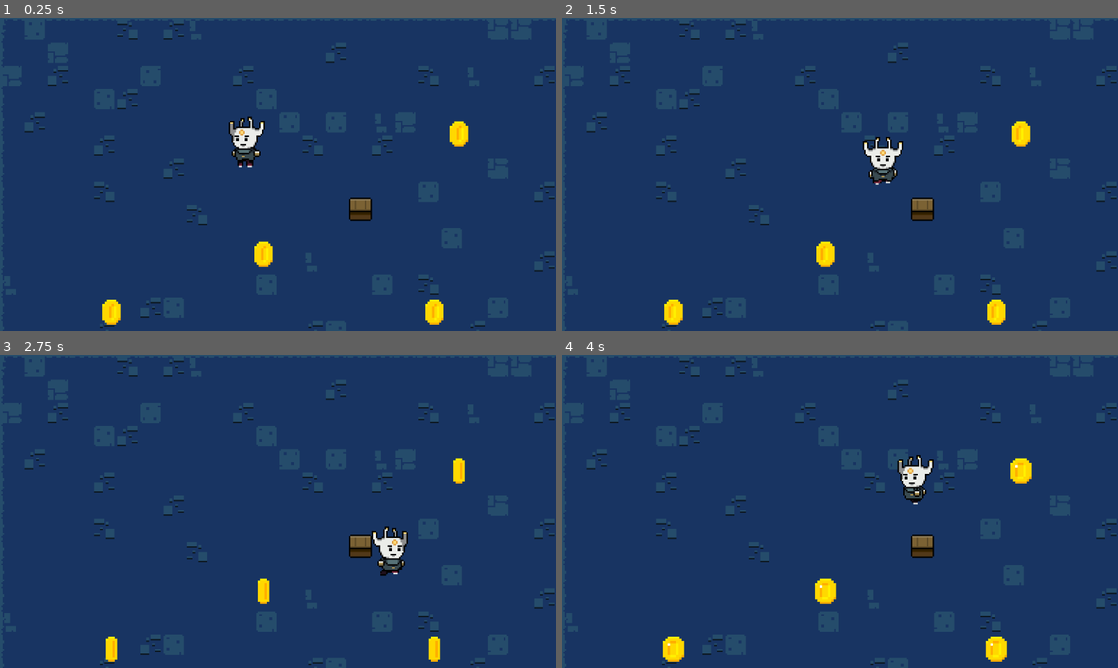
Above: before the commit, frames 1-4 (two rows, left to right).
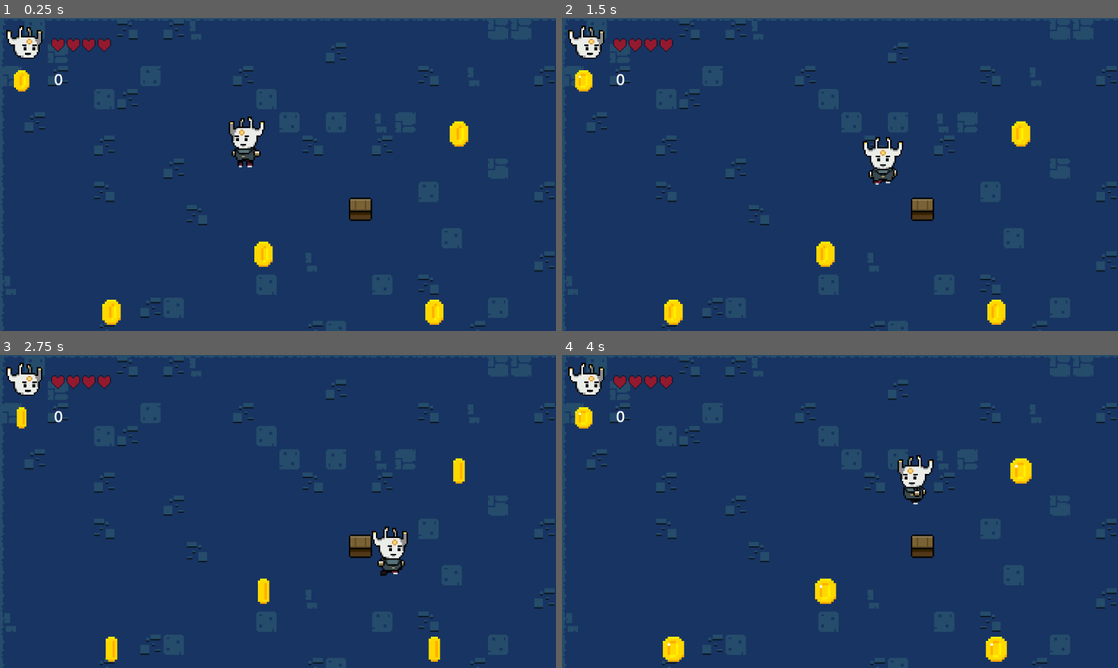
Above: after the commit, the same moments.

Repository: Larbiii-15/godot-4-RBG-2D-Game
Game: Godot game, scene res://Scenes/Levels/main_level.tscn
The game is run twice, just before and just after one commit, with the same random seed, the same clock (stepped at 60 frames per second) and the same inputs.
Inputs:
- Up to frame 1 (0.25 s): no input
- Up to frame 2 (1.5 s): hold Right (ui_right) 0.53-1.28 s; hold Down (ui_down) from 1.28 s (still down)
- Up to frame 3 (2.75 s): release Down (ui_down) at 2.03 s; hold Right (ui_right) from 2.03 s (still down)
- Up to frame 4 (4 s): release Right (ui_right) at 2.78 s; hold Up (ui_up) 2.78-3.53 s; hold Left (ui_left) from 3.53 s (still down)

The runs differ from the first frame. In frame 1, 1.0% of the frame differs, in the area x 1-20%, y 2-24%; in frame 2, 1.0%; in frame 3, 0.9%; in frame 4, 1.0%.

Commit message:
2eme commit_systeme de vie

Diff:
--- a/Scenes/Levels/main_level.tscn
+++ b/Scenes/Levels/main_level.tscn
@@ -1,10 +1,14 @@
-[gd_scene load_steps=8 format=3 uid="uid://bl8y0umxbcqxu"]
+[gd_scene load_steps=15 format=3 uid="uid://bl8y0umxbcqxu"]
 
 [ext_resource type="PackedScene" uid="uid://34jgk8dd3mwt" path="res://Scenes/Player/player.tscn" id="1_7bw6a"]
 [ext_resource type="PackedScene" uid="uid://7a8rof62m2vb" path="res://Scenes/Detectable/crate.tscn" id="3_5or4k"]
 [ext_resource type="Texture2D" uid="uid://cx78trpq1f44i" path="res://Sprites/Background/spritesheet.png" id="4_2ecnh"]
 [ext_resource type="PackedScene" uid="uid://bypm23r8icge7" path="res://Scenes/Detectable/piece.tscn" id="5_7uprh"]
 [ext_resource type="Script" path="res://Scripts/GUI/camera_pan.gd" id="5_qrhiq"]
+[ext_resource type="Script" path="res://Scripts/GUI/GUI.gd" id="6_o6hru"]
+[ext_resource type="Texture2D" uid="uid://covaatd41d2wh" path="res://Sprites/Interactables/coin.png" id="7_6a72y"]
+[ext_resource type="Texture2D" uid="uid://ds8x46avndky0" path="res://Sprites/UI/player_head.png" id="8_luu3r"]
+[ext_resource type="Texture2D" uid="uid://c6a0cp368pprm" path="res://Sprites/UI/HeartSpriteSheet.png" id="9_as14i"]
 
 [sub_resource type="TileSetAtlasSource" id="TileSetAtlasSource_k3phj"]
 texture = ExtResource("4_2ecnh")
@@ -198,6 +202,44 @@
 terrain_set_0/terrain_0/color = Color(0.654902, 0.0980392, 0.486275, 1)
 sources/0 = SubResource("TileSetAtlasSource_k3phj")
 
+[sub_resource type="Animation" id="Animation_k0lrf"]
+length = 0.001
+tracks/0/type = "value"
+tracks/0/imported = false
+tracks/0/enabled = true
+tracks/0/path = NodePath(".:frame")
+tracks/0/interp = 1
+tracks/0/loop_wrap = true
+tracks/0/keys = {
+"times": PackedFloat32Array(0),
+"transitions": PackedFloat32Array(1),
+"update": 1,
+"values": [1]
+}
+
+[sub_resource type="Animation" id="Animation_mu7w4"]
+resource_name = "active"
+length = 0.8
+loop_mode = 1
+tracks/0/type = "value"
+tracks/0/imported = false
+tracks/0/enabled = true
+tracks/0/path = NodePath(".:frame")
+tracks/0/interp = 1
+tracks/0/loop_wrap = true
+tracks/0/keys = {
+"times": PackedFloat32Array(0, 0.1, 0.2, 0.3, 0.4, 0.5, 0.6, 0.7),
+"transitions": PackedFloat32Array(1, 1, 1, 1, 1, 1, 1, 1),
+"update": 1,
+"values": [0, 1, 2, 3, 4, 5, 6, 7]
+}
+
+[sub_resource type="AnimationLibrary" id="AnimationLibrary_25fy8"]
+_data = {
+"RESET": SubResource("Animation_k0lrf"),
+"active": SubResource("Animation_mu7w4")
+}
+
 [node name="main_level" type="Node2D"]
 y_sort_enabled = true
 
@@ -246,3 +288,38 @@
 
 [node name="piece4" parent="." instance=ExtResource("5_7uprh")]
 position = Vector2(317, 80)
+
+[node name="GUI" type="CanvasLayer" parent="."]
+script = ExtResource("6_o6hru")
+
+[node name="nombre_piece" type="Label" parent="GUI"]
+offset_left = 112.0
+offset_top = 104.0
+offset_right = 208.0
+offset_bottom = 152.0
+theme_override_font_sizes/font_size = 32
+text = "0"
+
+[node name="piece" type="Sprite2D" parent="GUI"]
+position = Vector2(45, 130)
+scale = Vector2(0.5, 0.5)
+texture = ExtResource("7_6a72y")
+hframes = 8
+frame = 1
+
+[node name="anim" type="AnimationPlayer" parent="GUI/piece"]
+autoplay = "active"
+libraries = {
+"": SubResource("AnimationLibrary_25fy8")
+}
+
+[node name="player_head" type="Sprite2D" parent="GUI"]
+position = Vector2(58, 47)
+scale = Vector2(3, 3)
+texture = ExtResource("8_luu3r")
+
+[node name="player_heart" type="Sprite2D" parent="GUI"]
+position = Vector2(120, 56)
+scale = Vector2(2, 2)
+texture = ExtResource("9_as14i")
+hframes = 5
--- /dev/null
+++ b/Scripts/Data/player_data.gd
@@ -0,0 +1,5 @@
+extends Node
+class_name player_data
+
+static var coin = 0
+static var health = 4
--- a/Scripts/Detectable/piece.gd
+++ b/Scripts/Detectable/piece.gd
@@ -13,6 +13,8 @@
 
 func _on_body_entered(body): # créer un signal que je connecté sur ma piece pour détecter mon player
 	if body.name == "Player":  # càd si mon objet s'appelle player
+		player_data.coin += 1
+		print(player_data.coin)
 		$anim.play("collecte")
 		await $anim.animation_finished # attendre que mon animation fini pou que je peux supprimer l'objet (= queue_free)
 		queue_free()
--- /dev/null
+++ b/Scripts/GUI/GUI.gd
@@ -0,0 +1,31 @@
+extends CanvasLayer
+
+const HEART_ROW_SIZE = 8  # délilmite le nombre de coeur que l'on peut avoir sur notre axe horizontal
+const HEART_OFFSET = 16   # le nombre de pixels qu'il y aura pour espacer le nombre de coeur
+
+# Called when the node enters the scene tree for the first time.
+func _ready():
+	for i in player_data.health: # s'occupe d'afficher le nombre de vie quand on lance le jeu
+		var new_heart = Sprite2D.new()
+		new_heart.texture = $player_heart.texture # comme çà à chaque fois il va copie l'image de coeur qui se trouve dans player_heart
+		new_heart.hframes = $player_heart.hframes
+		$player_heart.add_child(new_heart)
+
+
+# Called every frame. 'delta' is the elapsed time since the previous frame.
+func _process(delta):
+	$nombre_piece.text = var_to_str(player_data.coin)
+
+	for heart in $player_heart.get_children():
+		var index = heart.get_index()
+		var x = (index % HEART_ROW_SIZE) * HEART_OFFSET
+		var y = (index / HEART_ROW_SIZE) * HEART_OFFSET
+		heart.position = Vector2(x,y)
+
+		var last_heart = floor(player_data.health)
+		if index > last_heart:
+			heart.frame = 0
+		if index == last_heart:
+			heart.frame = (player_data.health - last_heart) * 4
+		if index < last_heart:
+			heart.frame = 4
